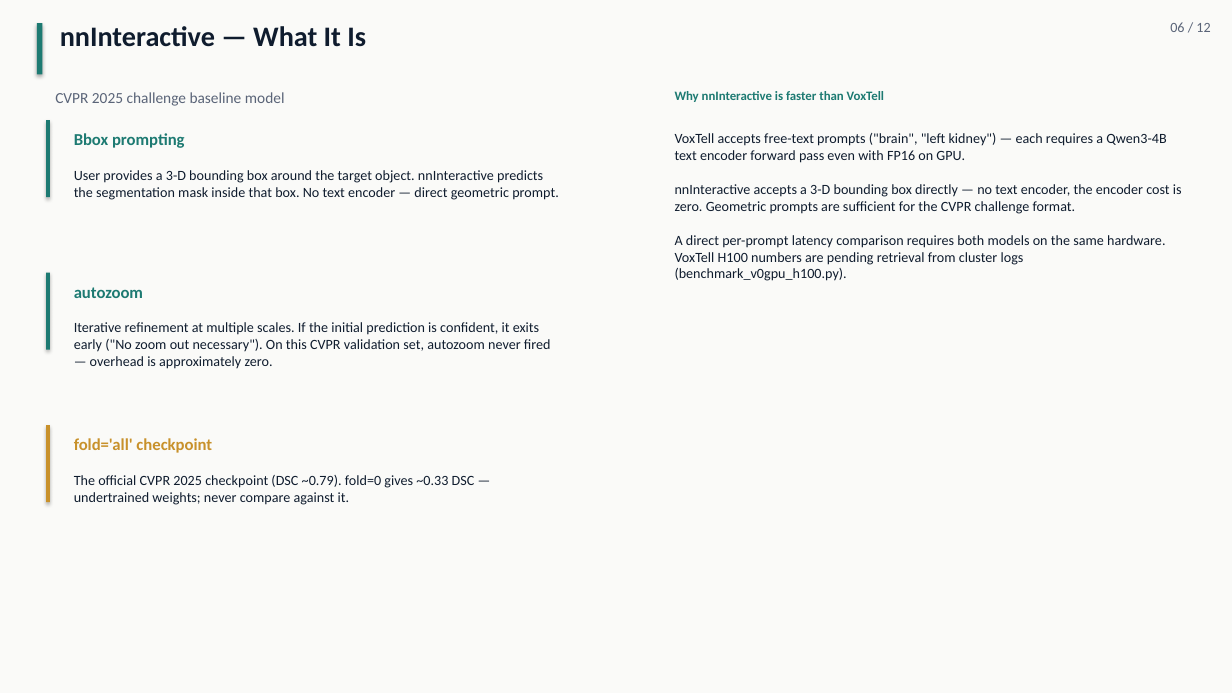
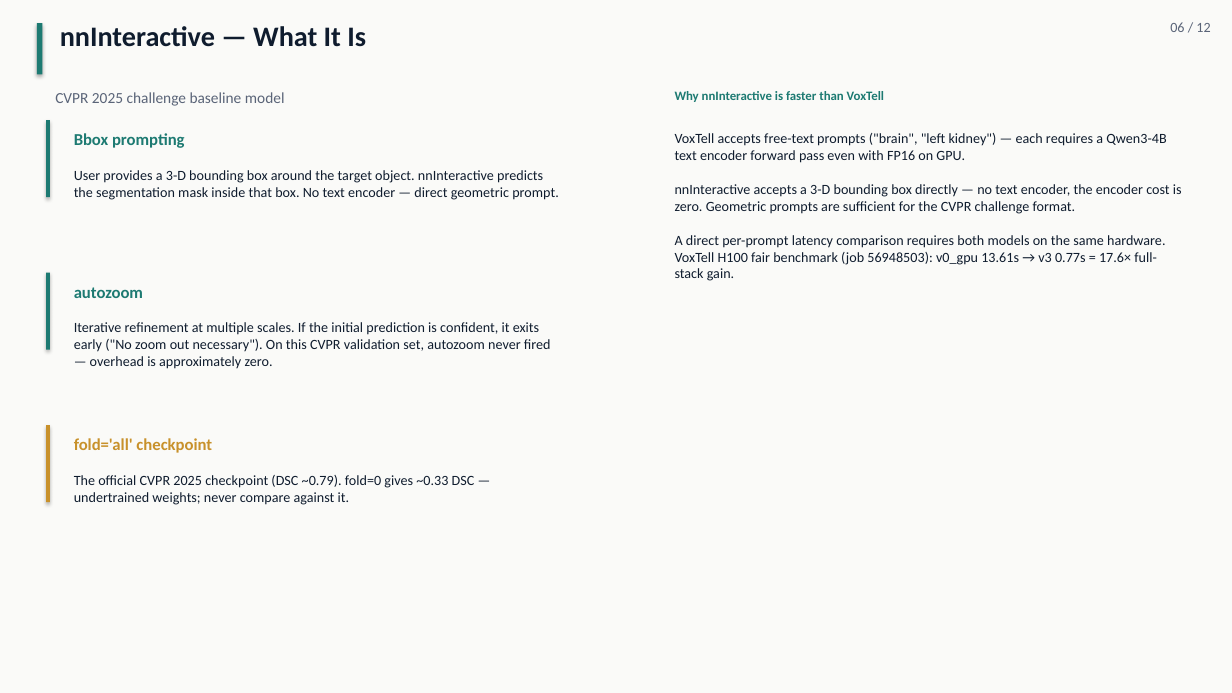
Before and after one commit to pentaexe/VoxTell-main, a slide deck: slide 6 of slides.pptx. Drawn at 1232x693 pixels with LibreOffice and Linux fonts; fonts in the diff are those of the drawing. Boxes give left, top, right and bottom in pixels: in the first picture for what was removed or moved away, otherwise in the second. Text is boxed around its words. In the diff, an @@ line names an element or a change of style, - is before the commit and + after.

Commit message:
Add VoxTell H100 result and INT4 optimization to slides
H100 MIG 3g.40gb fair benchmark (job 56948503):
v0_gpu 13.61s -> v3 0.77s = 17.6x full-stack gain.

INT4 (NF4) quantization added as 5th optimization row —
explicitly listed as opt #4 in predictor.py (bitsandbytes NF4,
~2GB vs ~8GB FP16 VRAM).

Slide 6 pending text updated to confirmed number.
Slide 12 VoxTell summary updated with both RTX and H100 results.

```diff
--- a/slides.pptx
+++ b/slides.pptx
@@ text at [675,133,1182,281]: text changed @@
-VoxTell accepts free-text prompts ("brain", "left kidney") — each requires a Qwen3-4B text encoder forward pass even with FP16 on GPU.
-nnInteractive accepts a 3-D bounding box directly — no text encoder, the encoder cost is zero. Geometric prompts are sufficient for the CVPR challenge format.
-A direct per-prompt latency comparison requires both models on the same hardware. VoxTell H100 numbers are pending retrieval from cluster logs (benchmark_v0gpu_h100.py).
+VoxTell accepts free-text prompts ("brain", "left kidney") — each requires a Qwen3-4B text encoder forward pass even with FP16 on GPU.
+nnInteractive accepts a 3-D bounding box directly — no text encoder, the encoder cost is zero. Geometric prompts are sufficient for the CVPR challenge format.
+A direct per-prompt latency comparison requires both models on the same hardware. VoxTell H100 fair benchmark (job 56948503): v0_gpu 13.61s → v3 0.77s = 17.6× full-stack gain.
```
Also in this commit, not shown: 2 other slides changed, 1 other file.
